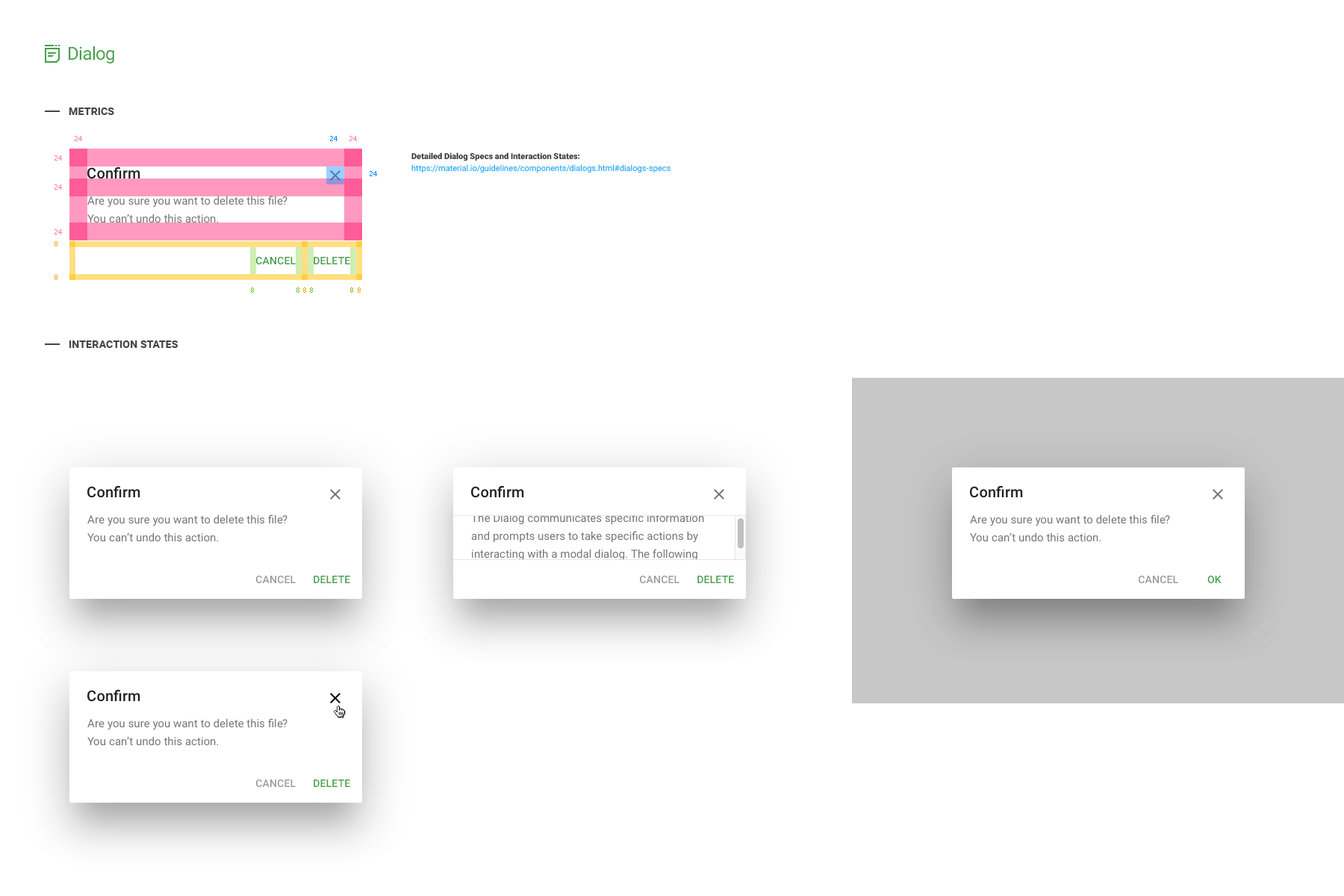
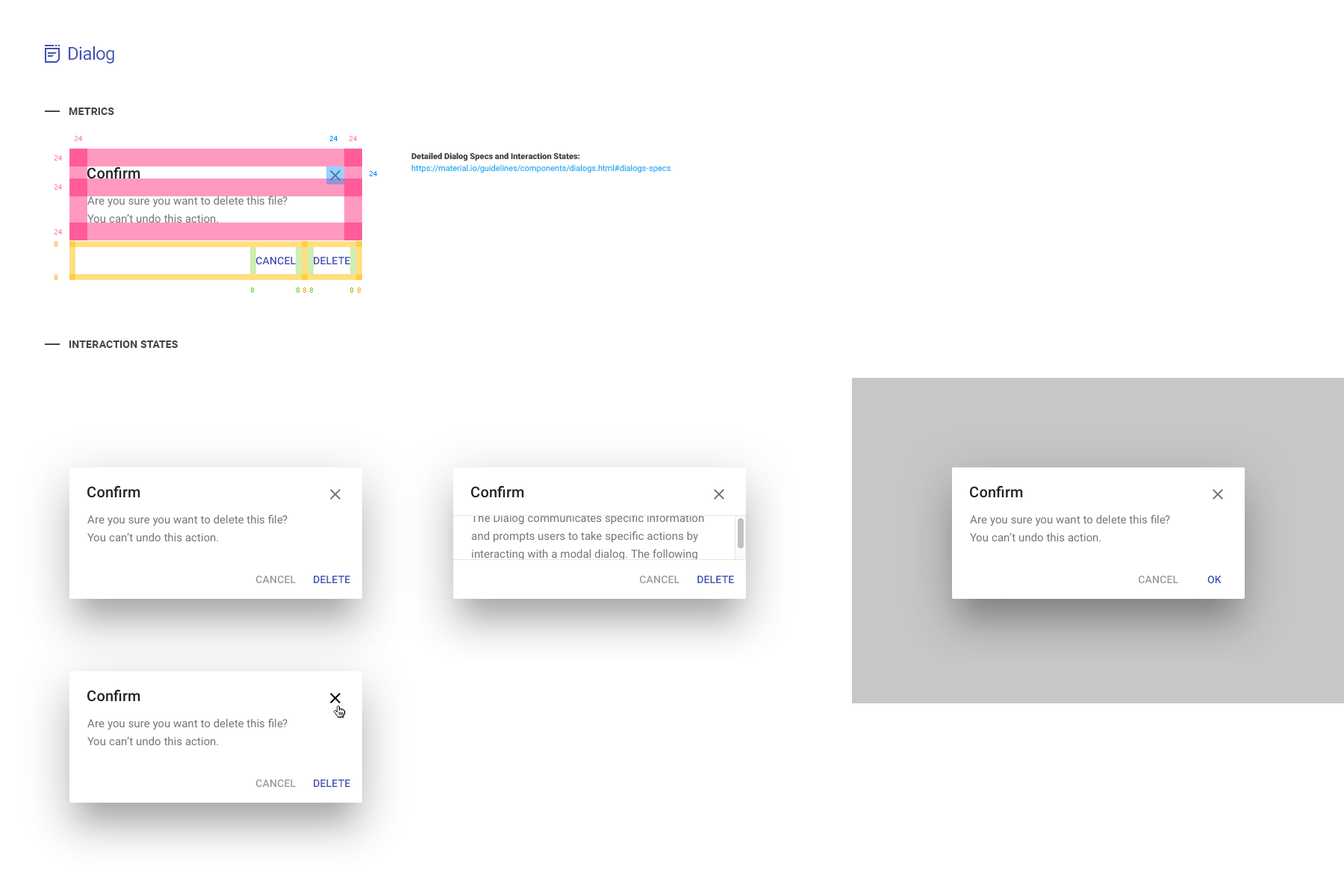
Two versions of the same layered image (1344 × 896). Layer-by-layer changes:
painted on "Dialog Icon", unmasked it over [44, 44, 60, 63]
painted on "Dialog" (1st of 2, in "Label") over [68, 46, 115, 64]
painted on "CANCEL" (1st of 5, in "Metrics" › "Dialog" › "Flat buttons") over [256, 256, 296, 265]
painted on "DELETE" (1st of 4, in "Metrics" › "Dialog" › "Flat buttons") over [313, 256, 351, 265]
painted on "key shadow" (1st of 5, in "Metrics" › "Dialog"), unmasked it over [256, 256, 351, 265]
painted on "ambient" (1st of 5, in "Metrics" › "Dialog"), unmasked it over [256, 256, 351, 265]
painted on "OK" over [1206, 575, 1222, 584]
painted on "key shadow" (2nd of 5, in "Interaction States" › "Modal Dialog"), unmasked it over [1206, 575, 1222, 584]
painted on "ambient" (2nd of 5, in "Interaction States" › "Modal Dialog"), unmasked it over [1206, 575, 1222, 584]
unmasked "dialog overlay" over [1206, 575, 1222, 584]
painted on "DELETE" (2nd of 4, in "Interaction States" › "Scroll Dialog" › "Flat buttons") over [697, 575, 734, 583]
painted on "key shadow" (3rd of 5, in "Interaction States" › "Scroll Dialog"), unmasked it over [697, 575, 734, 583]
painted on "ambient" (3rd of 5, in "Interaction States" › "Scroll Dialog"), unmasked it over [697, 575, 734, 583]
painted on "DELETE" (3rd of 4, in "Interaction States" › "Regular Dialog" › "Flat buttons") over [313, 779, 351, 787]
painted on "key shadow" (4th of 5, in "Interaction States" › "Regular Dialog"), unmasked it over [313, 779, 351, 787]
painted on "ambient" (4th of 5, in "Interaction States" › "Regular Dialog"), unmasked it over [313, 779, 351, 787]
painted on "DELETE" (4th of 4, in "Interaction States" › "Regular Dialog" › "Flat buttons") over [313, 575, 351, 583]
painted on "key shadow" (5th of 5, in "Interaction States" › "Regular Dialog"), unmasked it over [313, 575, 351, 583]
painted on "ambient" (5th of 5, in "Interaction States" › "Regular Dialog"), unmasked it over [313, 575, 351, 583]
